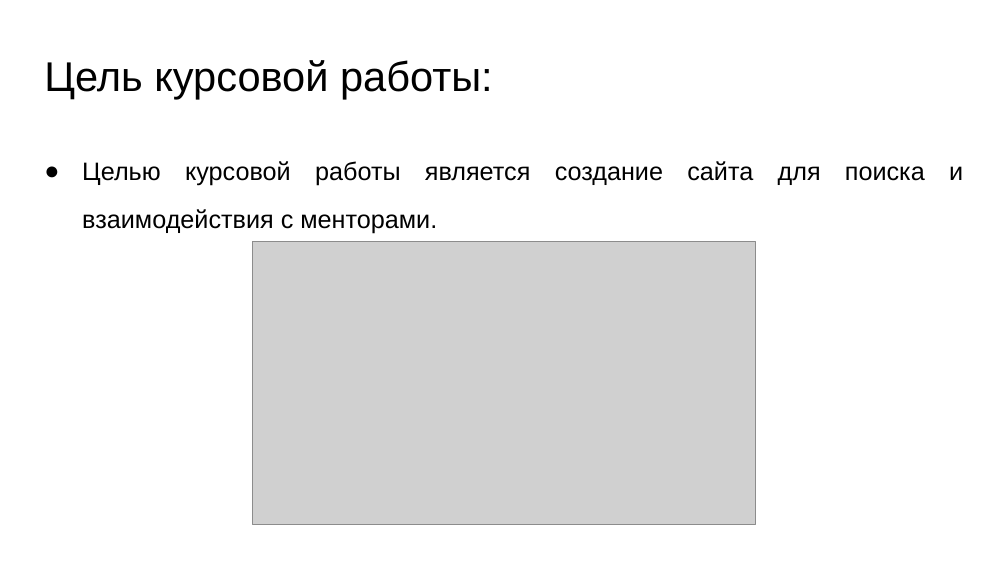
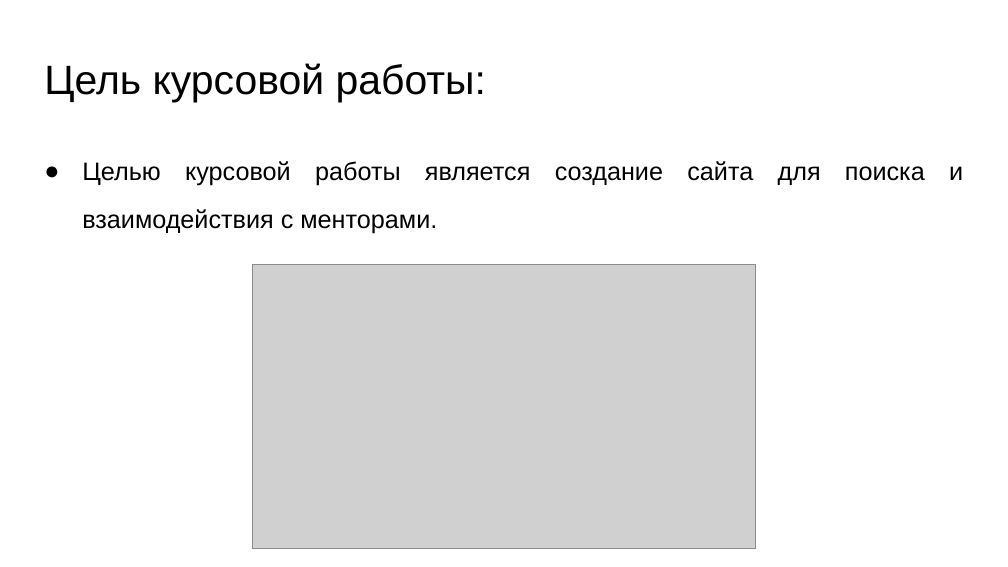
Before and after one commit to BigVadya/App, a slide deck: slide 2 of Курсовая/Презентация.pptx. Drawn at 1008x567 pixels with LibreOffice and Linux fonts; fonts in the diff are those of the drawing; grey boxes stand for pictures. Boxes give left, top, right and bottom in pixels: in the first picture for what was removed or moved away, otherwise in the second. Text is boxed around its words. In the diff, an @@ line names an element or a change of style, - is before the commit and + after.

```diff
--- a/Курсовая/Презентация.pptx
+++ b/Курсовая/Презентация.pptx
@@ text "Цель курсовой работы:" at box(44, 63, 486, 102): size 39.6 to 39 pt; line spacing 0.8 to 0.9 @@
@@ picture: place and size @@
-picture at box(253, 241, 755, 525)
+picture at box(253, 265, 755, 548)
```
Also in this commit, not shown: 6 other slides changed, 2 other files.
